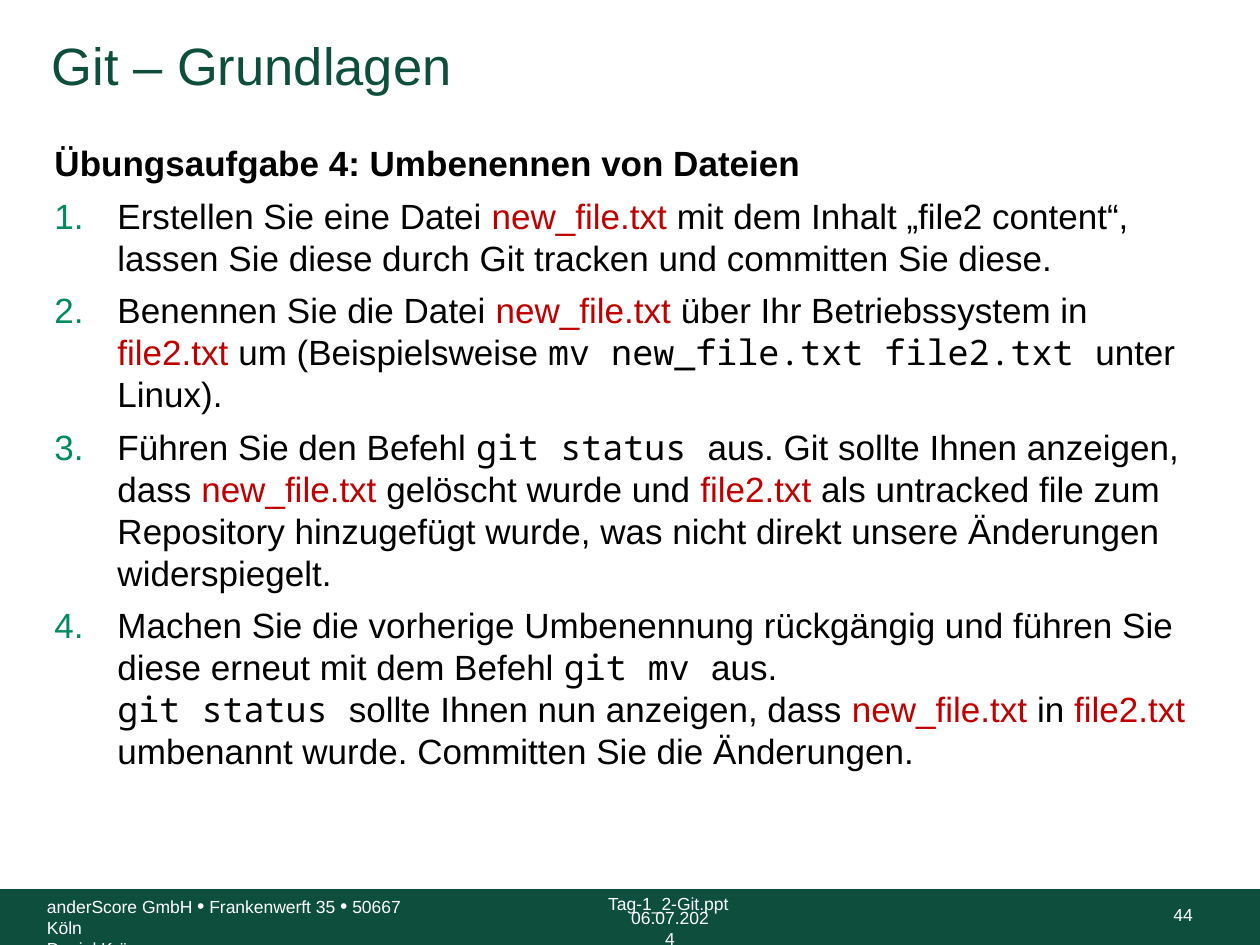
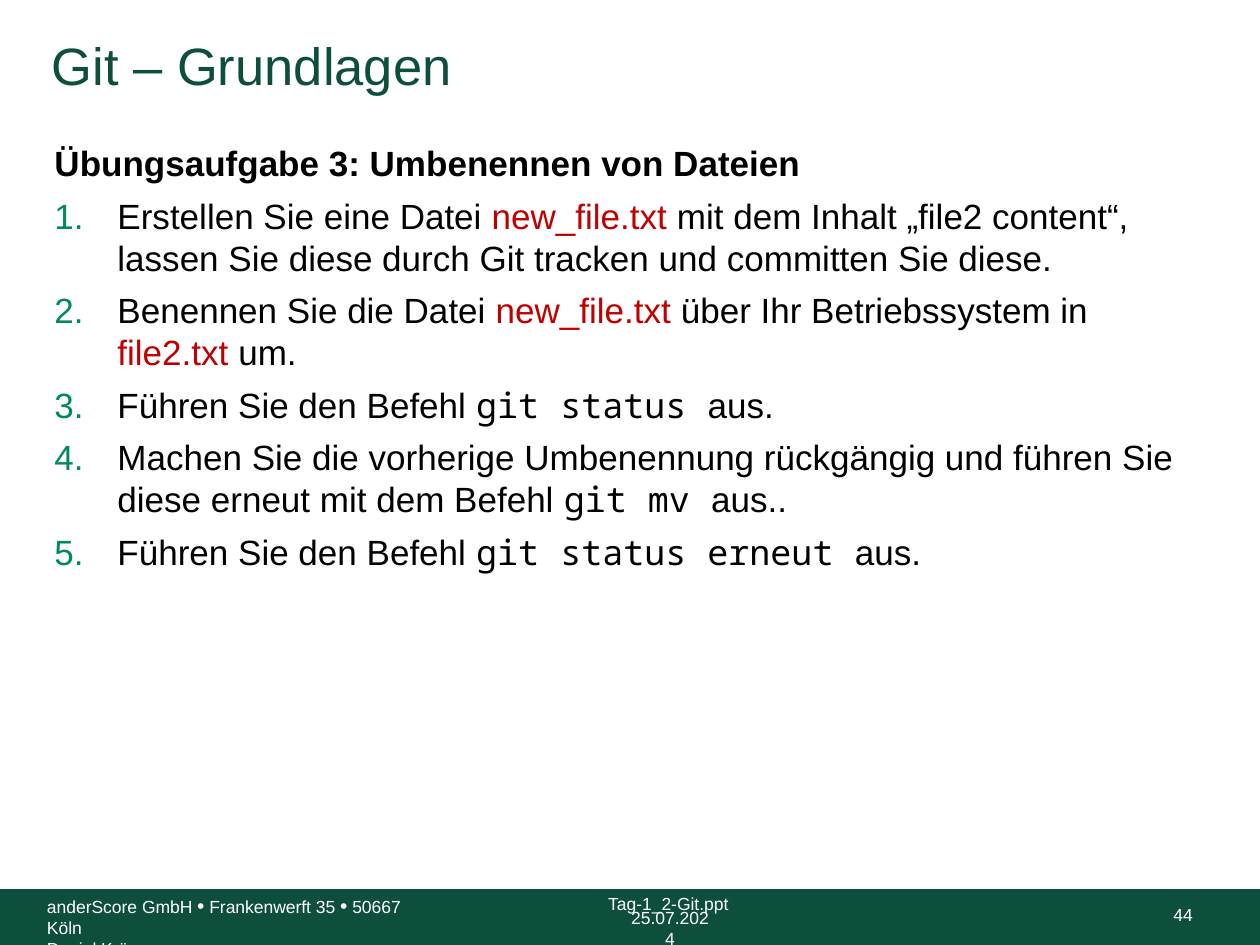
Before and after one commit to anderscore-gmbh/gitlab, a slide deck: slide 44 of slides/Tag-1_2-Git.pptx. Drawn at 1260x945 pixels with LibreOffice and Linux fonts; fonts in the diff are those of the drawing; background and template pictures are left out. Boxes give left, top, right and bottom in pixels: in the first picture for what was removed or moved away, otherwise in the second. Text is boxed around its words. In the diff, an @@ line names an element or a change of style, - is before the commit and + after.

```diff
--- a/slides/Tag-1_2-Git.pptx
+++ b/slides/Tag-1_2-Git.pptx
@@ text at bbox=[54, 148, 800, 183]: text changed @@
-Übungsaufgabe 4: Umbenennen von Dateien
+Übungsaufgabe 3: Umbenennen von Dateien
@@ text at bbox=[117, 297, 1173, 574]: text changed @@
-2. Benennen Sie die Datei new_file.txt über Ihr Betriebssystem in file2.txt um (Beispielsweise mv new_file.txt file2.txt unter Linux).
-3. Führen Sie den Befehl git status aus. Git sollte Ihnen anzeigen, dass new_file.txt gelöscht wurde und file2.txt als untracked file zum Repository hinzugefügt wurde, was nicht direkt unsere Änderungen widerspiegelt.
-4. Machen Sie die vorherige Umbenennung rückgängig und führen Sie diese erneut mit dem Befehl git mv aus.
-   git status sollte Ihnen nun anzeigen, dass new_file.txt in file2.txt umbenannt wurde. Committen Sie die Änderungen.
+2. Benennen Sie die Datei new_file.txt über Ihr Betriebssystem in file2.txt um.
+3. Führen Sie den Befehl git status aus.
+4. Machen Sie die vorherige Umbenennung rückgängig und führen Sie diese erneut mit dem Befehl git mv aus..
+5. Führen Sie den Befehl git status erneut aus.
@@ text at bbox=[631, 911, 709, 924]: text changed @@
-06.07.2024
+25.07.2024
```
Also in this commit, not shown: 79 other slides changed, 1 other file.
